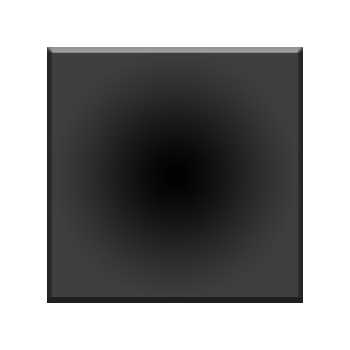
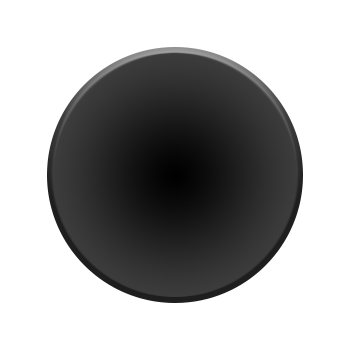
Layers edited between the first and the second (350, 350) image:
showed "Эллипс 1", painted on it, masked it over [47, 47, 303, 303]
hid "Прямоугольник 1", painted on it, masked it over [47, 47, 303, 303]
hid "Слой 1" over [47, 47, 303, 303]
